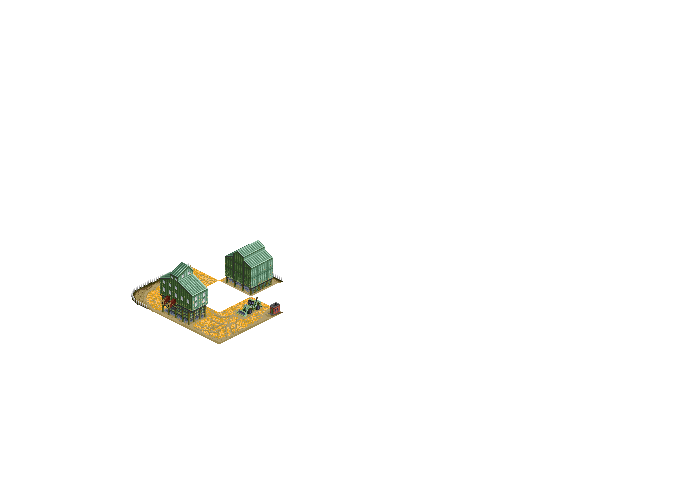
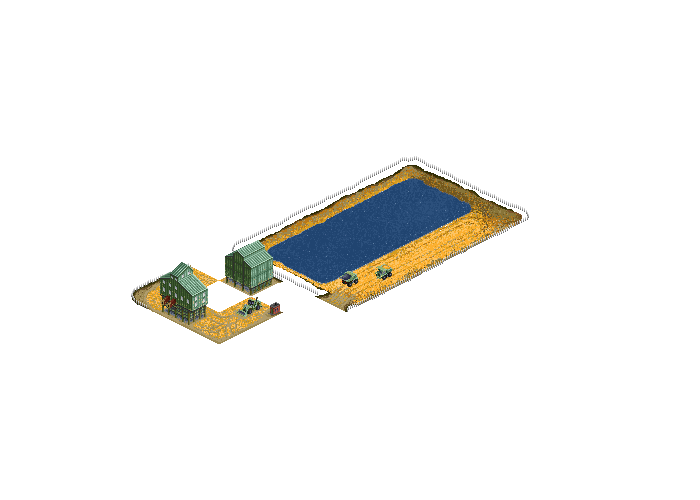
Layered file, before and after one edit (700x500). Changes by layer:
showed "trucks" (3rd of 3, in "pit") over [338, 264, 393, 287]
showed "fence 2" (2nd of 2, in "pit") over [347, 206, 529, 312]
showed "fence 1" (2nd of 2, in "pit") over [232, 156, 521, 295]
showed "water" (2nd of 2, in "pit") over [267, 179, 471, 283]
showed "tracks" (3rd of 3, in "pit") over [348, 215, 490, 296]
showed "banks" (2nd of 2, in "pit") over [244, 165, 522, 312]
showed group "grass" (3rd of 4, in "pit") (24 layers) over [232, 156, 529, 312]
